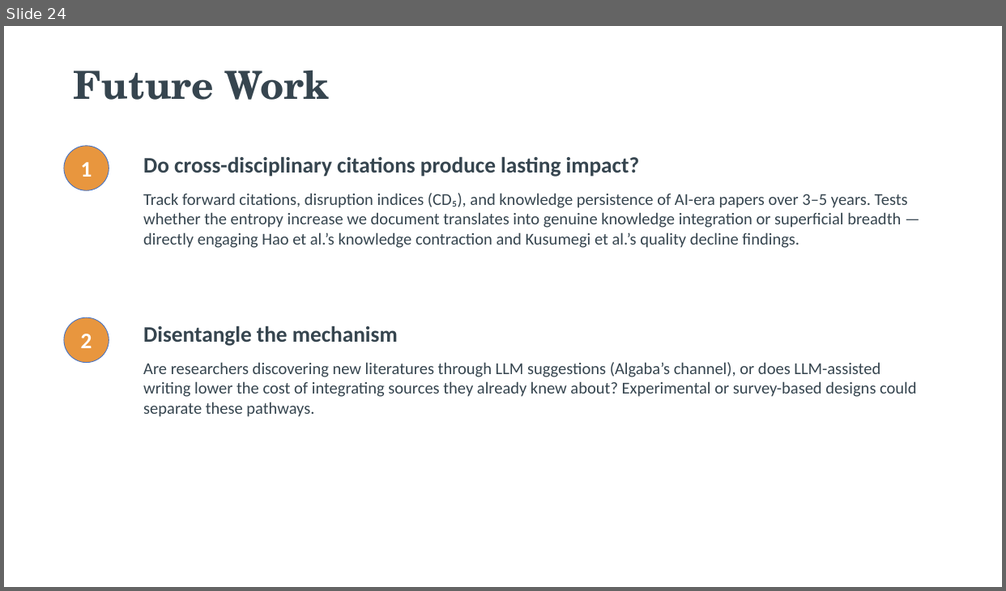
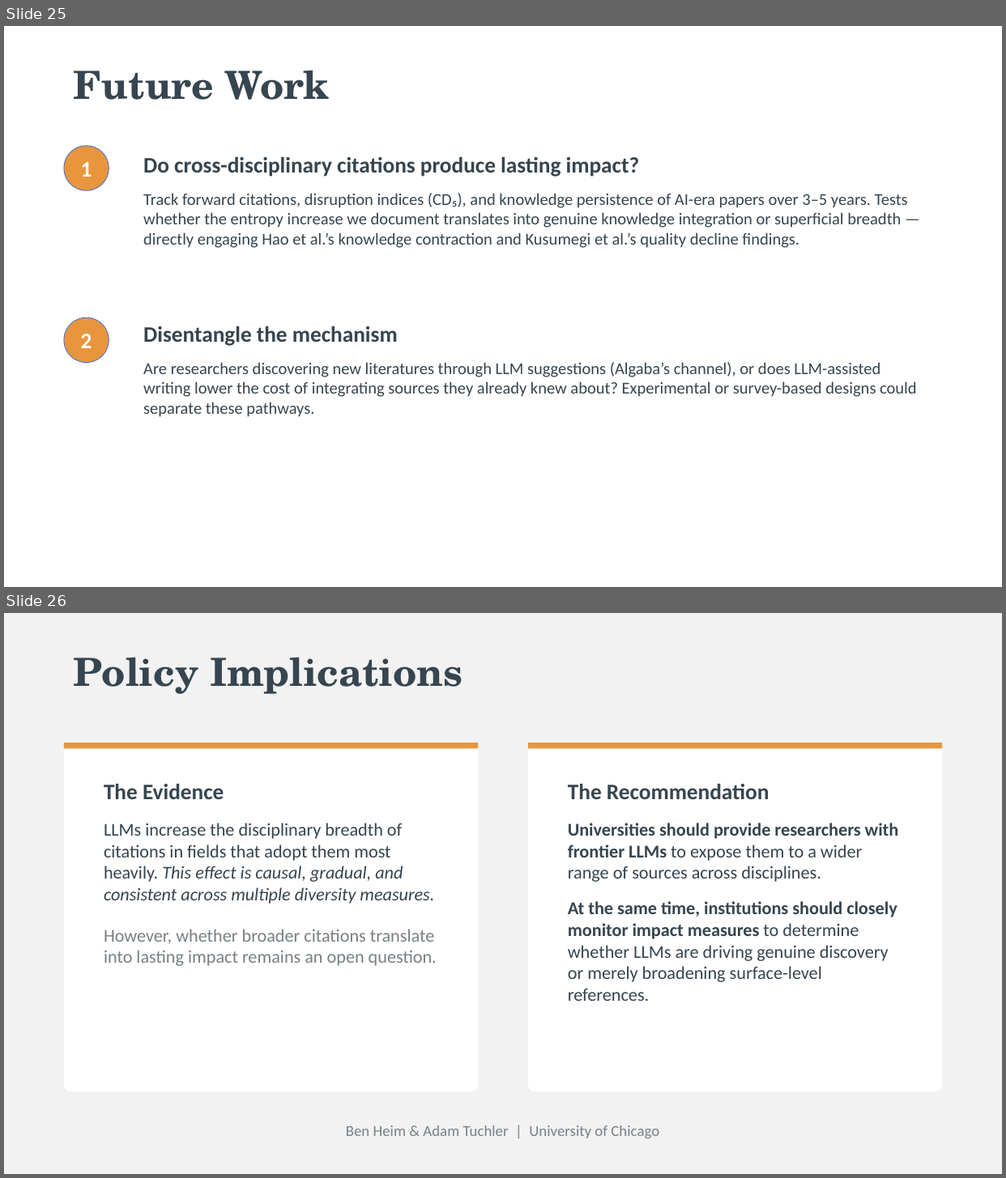
Before and after one commit to bheim/aig_final_project, a slide deck: claude work/presentation final.pptx. Shown one above the other, each under a label of ours: slide 24 before the commit, slides 25 and 26 after it. The pictures are 1006x591 and 1006x1178 pixels, drawn with LibreOffice and Linux fonts; fonts in the diff are those of the drawing. Boxes give left, top, right and bottom in pixels: in the first picture for what was removed or moved away, otherwise in the second. Text is boxed around its words. In the diff, an @@ line names an element or a change of style, - is before the commit and + after.

```diff
--- a/claude work/presentation final.pptx
+++ b/claude work/presentation final.pptx
@@ slide 26 added at [4, 613, 1002, 1174], background #F2F2F2 @@
@@ text added at [74, 657, 462, 694], 28 pt, text #36454F, bold @@
+Policy Implications
@@ rounded rectangle added at [64, 743, 478, 1092], fill #FFFFFF @@
@@ rectangle added at [64, 743, 478, 749], fill #E8963E @@
@@ rounded rectangle added at [528, 743, 942, 1092], fill #FFFFFF @@
@@ rectangle added at [528, 743, 942, 749], fill #E8963E @@
@@ text added at [104, 784, 437, 966], 13 pt, text #36454F @@
+The Evidence
+LLMs increase the disciplinary breadth of citations in fields that adopt them most heavily. This effect is causal, gradual, and consistent across multiple diversity measures.
+However, whether broader citations translate into lasting impact remains an open question.
@@ text added at [568, 784, 899, 1001], 13 pt, text #36454F @@
+The Recommendation
+Universities should provide researchers with frontier LLMs to expose them to a wider range of sources across disciplines.
+At the same time, institutions should closely monitor impact measures to determine whether LLMs are driving genuine discovery or merely broadening surface-level references.
@@ text added at [346, 1126, 659, 1139], 11 pt, text #7A8084 @@
+Ben Heim & Adam Tuchler | University of Chicago
@@ what was slide 24 is now slide 25 @@
```
Also in this commit, not shown: 1 slide changed, 2 other slides added, 2 slides removed, 1 other file.
